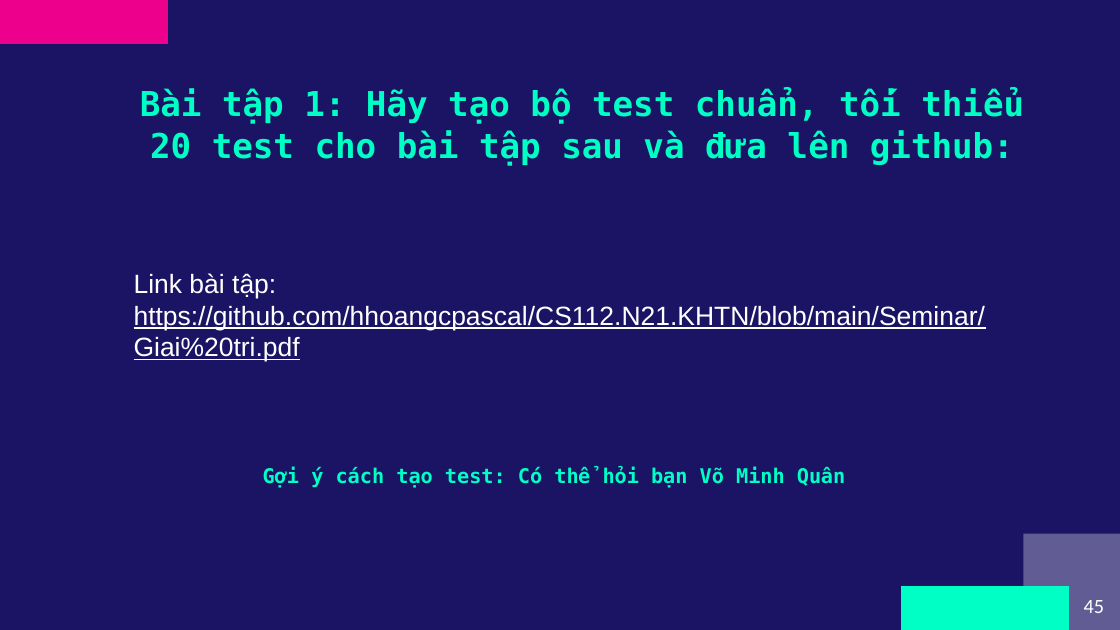
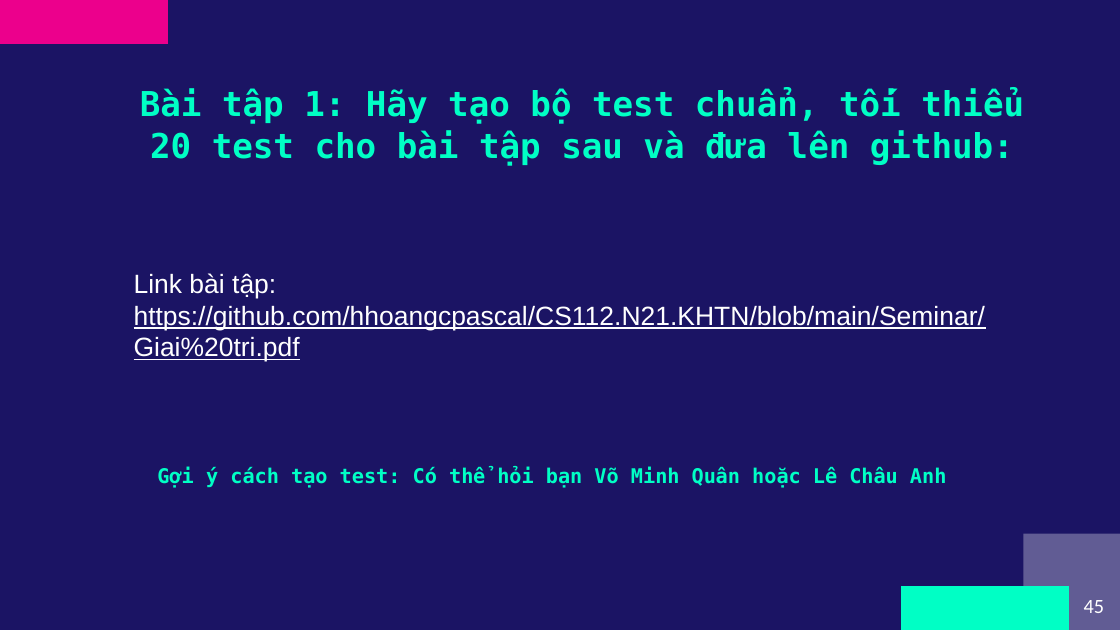
Before and after one commit to hhoangcp/CS112.N21.KHTN, a slide deck: slide 45 of Seminar/CS112.N21.KHTN-Testing.pptx. Drawn at 1120x630 pixels with LibreOffice and Linux fonts; fonts in the diff are those of the drawing. Boxes give left, top, right and bottom in pixels: in the first picture for what was removed or moved away, otherwise in the second. Text is boxed around its words. In the diff, an @@ line names an element or a change of style, - is before the commit and + after.

```diff
--- a/Seminar/CS112.N21.KHTN-Testing.pptx
+++ b/Seminar/CS112.N21.KHTN-Testing.pptx
@@ text at [157, 467, 947, 488]: text changed @@
-Gợi ý cách tạo test: Có thể hỏi bạn Võ Minh Quân
+Gợi ý cách tạo test: Có thể hỏi bạn Võ Minh Quân hoặc Lê Châu Anh
```
Also in this commit, not shown: 2 other slides changed.
